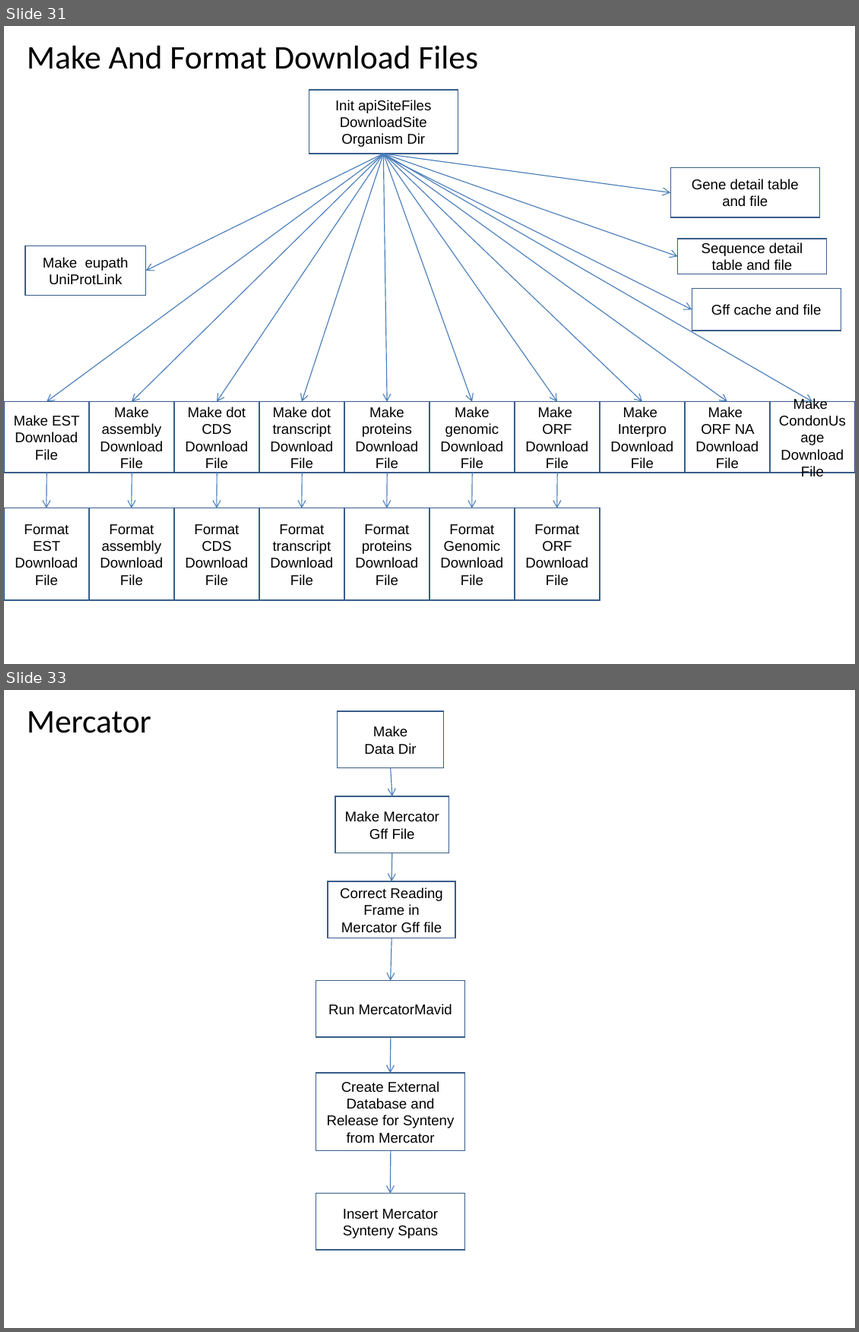
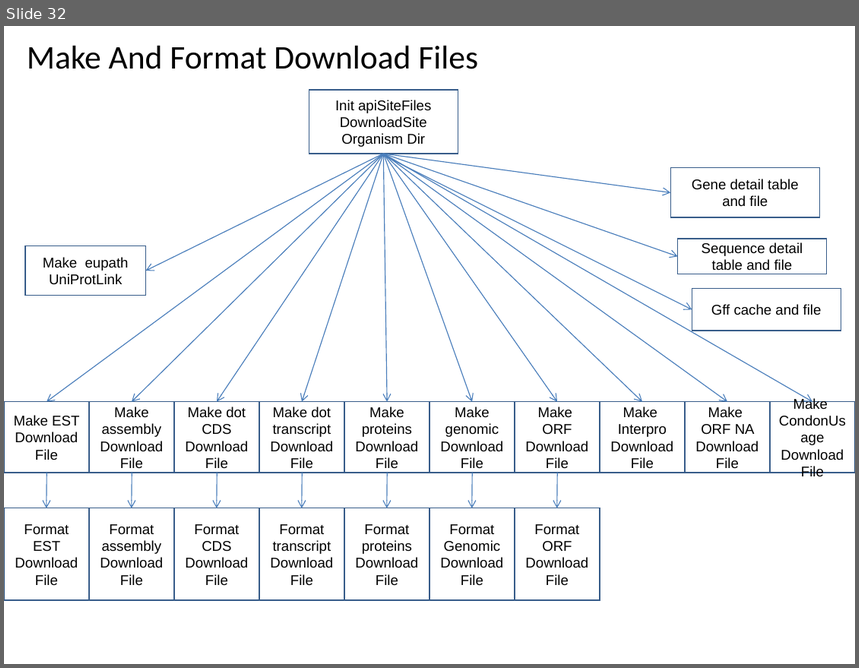
Before and after one commit to VEuPathDB/ApiCommonWorkflow, a slide deck: Main/doc/IntegratedWorkflow.ppt. Shown one above the other, each under a label of ours: slides 31 and 33 before the commit, slide 32 after it; the slides between them are not shown. The pictures are 859x1332 and 859x668 pixels, drawn with LibreOffice and Linux fonts; fonts in the diff are those of the drawing. Boxes give left, top, right and bottom in pixels: in the first picture for what was removed or moved away, otherwise in the second. Text is boxed around its words. In the diff, an @@ line names an element or a change of style, - is before the commit and + after.

```diff
--- a/Main/doc/IntegratedWorkflow.ppt
+++ b/Main/doc/IntegratedWorkflow.ppt
@@ slide 33 removed at [4,690,855,1328], background #FFFFFF @@
@@ title removed at [27,711,151,733] @@
-Mercator
@@ rectangle removed at [338,711,444,768] @@
-Make
-Data Dir
@@ arrow removed from (390, 768) to (392, 796) @@
@@ rectangle removed at [335,796,449,853] @@
-Make Mercator Gff File
@@ arrow removed from (392, 853) to (392, 882) @@
@@ rectangle removed at [329,882,456,939] @@
-Correct Reading Frame in Mercator Gff file
@@ arrow removed from (392, 939) to (390, 981) @@
@@ rectangle removed at [316,981,465,1038] @@
-Run MercatorMavid
@@ arrow removed from (390, 1038) to (390, 1073) @@
@@ rectangle removed at [316,1073,465,1151] @@
-Create External Database and Release for Synteny from Mercator
@@ arrow removed from (390, 1151) to (390, 1194) @@
@@ rectangle removed at [316,1194,465,1251] @@
-Insert Mercator Synteny Spans
@@ what was slide 31 is now slide 32 @@
```
Also in this commit, not shown: 12 slides changed, 3 slides added, 1 other slide removed.
